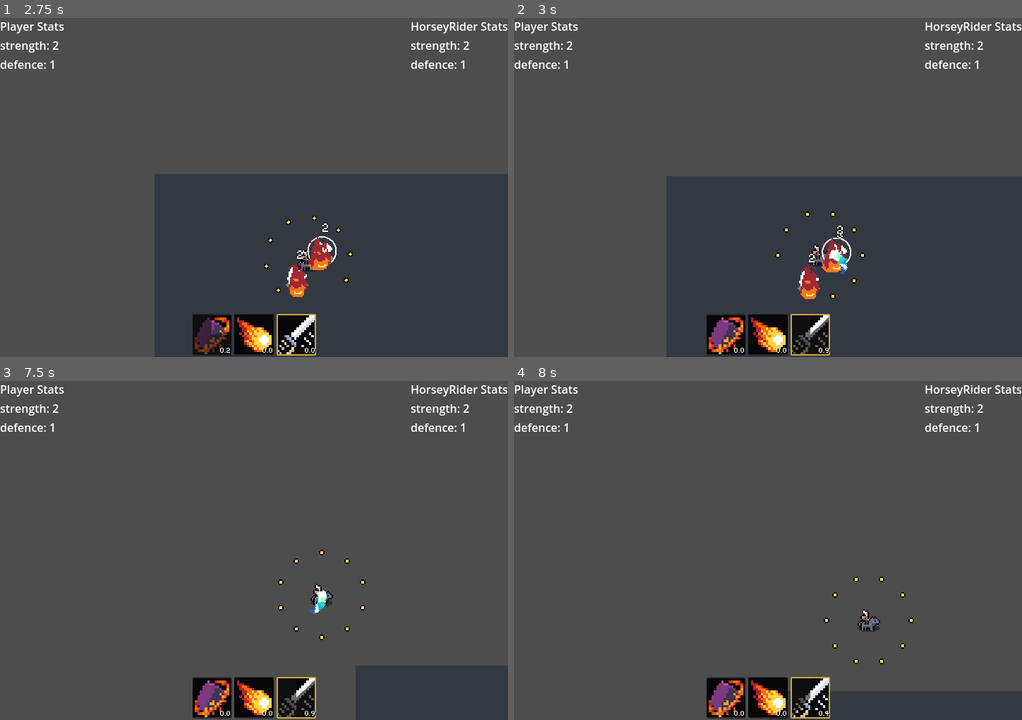
Above: before the commit, frames 1-4 (two rows, left to right).
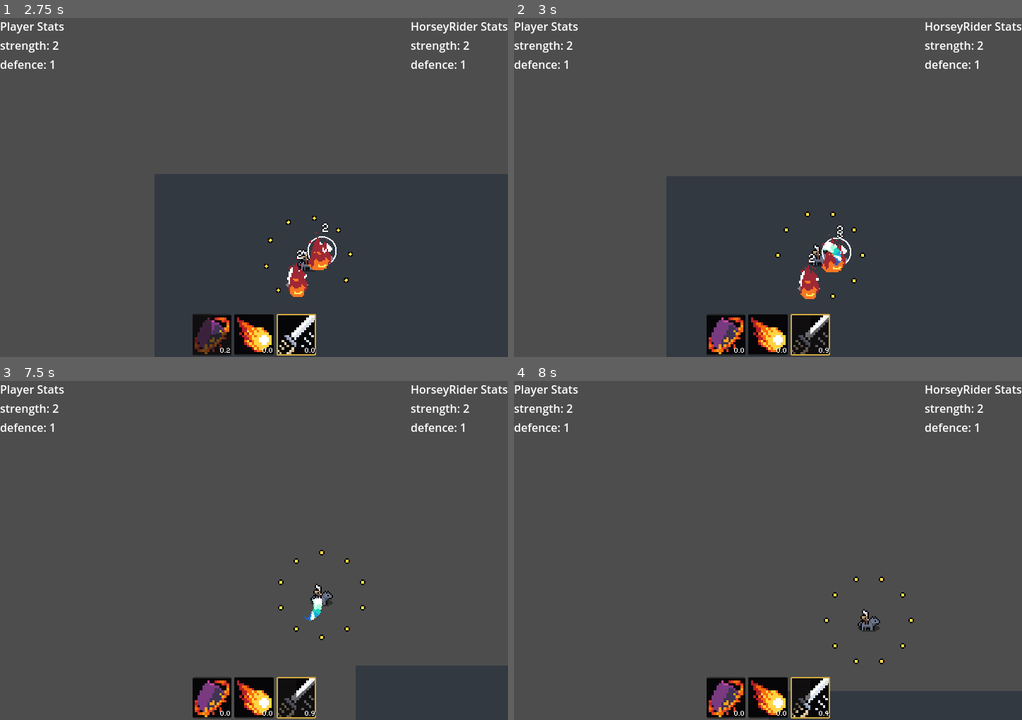
Above: after the commit, the same moments.

Repository: Snayff/not_quite_paradise4
Game: Godot game, scene res://world.tscn
The game is run twice, just before and just after one commit, with the same random seed, the same clock (stepped at 60 frames per second) and the same inputs. The engine's default icon, where the game draws it, is replaced by a stand-in: a white triangle on a blue panel in a dark square.
Inputs:
- Up to frame 1 (2.75 s): hold D (move_right) 0.53-1.28 s; tap Tab (next_active) at 0.6, 2.1 s; hold S (move_down) 1.28-2.03 s; tap Space (use_active) at 1.35 s; hold D (move_right) from 2.03 s (still down)
- Up to frame 2 (3 s): release D (move_right) at 2.78 s; hold W (move_up) from 2.78 s (still down); tap Space (use_active) at 2.85 s
- Up to frame 3 (7.5 s): release W (move_up) at 3.53 s; hold A (move_left) 3.53-5.03 s; tap Tab (next_active) at 3.6, 5.1, 6.6 s; tap Space (use_active) at 4.35, 5.85, 7.35 s; hold S (move_down) 5.03-5.78 s; hold D (move_right) 5.78-6.53 s; hold W (move_up) 6.53-7.28 s; hold D (move_right) from 7.28 s (still down)
- Up to frame 4 (8 s): keep holding D (move_right)

Frame 1 is identical in both runs. In frame 2, 0.2% of the frame differs, in the area x 60-66%, y 66-76%; in frame 3, 0.2%; in frame 4, nothing differs.

Commit message:
amended cast position to rotate to target, added ignore-warnings

Diff:
--- a/scenes/abcs/combat_active.gd
+++ b/scenes/abcs/combat_active.gd
@@ -32,7 +32,7 @@
 @export_group("Delivery")
 @export var _delivery_method: Constants.EFFECT_DELIVERY_METHOD  ## how the active's effects are delivered
 @export var _delivery_radius: float = 1  ## how big the delivery method is, e.g. size of melee aoe
-#FIXME: this isnt helpful for designing orbitals, e.g. how many rotations is it?! also no good for range finding
+# FIXME: this isnt helpful for designing orbitals, e.g. how many rotations is it?! also no good for range finding
 # TODO: rename to range. hide if delivery_method is melee and set to 15.
 @export var _travel_range: int:  ## how far the projectile can travel. when set, updates target finder.
 	set(value):
@@ -114,7 +114,7 @@
 
 	_target_finder.setup(_caster, _travel_range, _valid_target_option, _allegiance)
 
-func _process(delta: float) -> void:
+func _process(_delta: float) -> void:
 	queue_redraw()
 
 	# handle auto casting
--- a/scenes/abcs/combat_actor.gd
+++ b/scenes/abcs/combat_actor.gd
@@ -22,6 +22,8 @@
 @onready var _death_trigger: DeathTrigger = %DeathTrigger
 @onready var _physics_movement: PhysicsMovementComponent = %PhysicsMovement
 @onready var _supply_container: SupplyContainerComponent = %SupplyContainer
+@onready var _centre_pivot: Marker2D = %CentrePivot
+
 #endregion
 
 
@@ -69,10 +71,16 @@
 	combat_active_container.new_active_selected.connect(func(active): _target = active.target_actor) # update target to match that of selected active
 	combat_active_container.new_target.connect(func(target): _target = target)
 
+
 func _process(delta: float) -> void:
 	_global_cast_cd_counter -= delta
 
 	_update_non_player_auto_casting()
+
+	# rotate cast position towards current target
+	if combat_active_container.selected_active is CombatActive:
+		if combat_active_container.selected_active.target_actor is CombatActor:
+			_centre_pivot.look_at(combat_active_container.selected_active.target_actor.global_position)
 
 ## handle auto casting for non-player combat actors
 func _update_non_player_auto_casting() -> void:
--- a/scenes/abcs/combat_actor.tscn
+++ b/scenes/abcs/combat_actor.tscn
@@ -103,9 +103,6 @@
 script = ExtResource("6_uyev7")
 _sprite = NodePath("../AnimatedSprite2D")
 
-[node name="ProjectilePosition" type="Marker2D" parent="."]
-unique_name_in_owner = true
-
 [node name="Tags" type="Node" parent="."]
 unique_name_in_owner = true
 script = ExtResource("8_5531i")
@@ -124,12 +121,12 @@
 [node name="PhysicsMovement" type="Node" parent="." node_paths=PackedStringArray("_nodes_affected_by_facing")]
 unique_name_in_owner = true
 script = ExtResource("12_73flk")
-_nodes_affected_by_facing = [NodePath("../AnimatedSprite2D"), NodePath("../ProjectilePosition")]
+_nodes_affected_by_facing = [NodePath("../AnimatedSprite2D")]
 
 [node name="StatsContainer" type="Node" parent="."]
 unique_name_in_owner = true
 script = ExtResource("12_dnaiq")
-_stats = Array[ExtResource("13_hojhi")]([SubResource("Resource_ifv33"), SubResource("Resource_mxqd5")])
+_stats = Array[ExtResource("13_hojhi")]([SubResource("Resource_3bkay"), SubResource("Resource_2458e")])
 
 [node name="BoonsBanesContainer" type="Node" parent="." node_paths=PackedStringArray("_root", "_death_trigger")]
 unique_name_in_owner = true
@@ -140,11 +137,17 @@
 [node name="SupplyContainer" type="Node" parent="."]
 unique_name_in_owner = true
 script = ExtResource("14_rlc1x")
-_editor_supplies = Array[ExtResource("15_suttt")]([SubResource("Resource_you2q")])
+_editor_supplies = Array[ExtResource("15_suttt")]([SubResource("Resource_yd8lb")])
 
-[node name="CombatActiveContainer" type="Node2D" parent="." node_paths=PackedStringArray("_root", "_allegiance", "_projectile_position")]
+[node name="CombatActiveContainer" type="Node2D" parent="." node_paths=PackedStringArray("_root", "_allegiance", "_cast_position")]
 unique_name_in_owner = true
 script = ExtResource("16_von4t")
 _root = NodePath("..")
 _allegiance = NodePath("../Allegiance")
-_projectile_position = NodePath("../ProjectilePosition")
+_cast_position = NodePath("../CentrePivot/CastPosition")
+
+[node name="CentrePivot" type="Marker2D" parent="."]
+unique_name_in_owner = true
+
+[node name="CastPosition" type="Marker2D" parent="CentrePivot"]
+unique_name_in_owner = true
--- a/scenes/abcs/visual_projectile.gd
+++ b/scenes/abcs/visual_projectile.gd
@@ -105,7 +105,9 @@
 	_movement_component.target_position = target_position
 
 func set_travel_range(travel_range: float) -> void:
+	@warning_ignore("narrowing_conversion")  # happy with reduced precision
 	_travel_range_supply.set_value(travel_range)
+	@warning_ignore("narrowing_conversion")  # happy with reduced precision
 	_travel_range_supply.max_value = travel_range
 
 ## updates all collisions to reflect current target, team etc.
--- a/scenes/combat_actors/horsey_rider.tscn
+++ b/scenes/combat_actors/horsey_rider.tscn
@@ -77,9 +77,6 @@
 [node name="DeathEffectSpawner" parent="." index="5"]
 scene = ExtResource("6_utgjv")
 
-[node name="ProjectilePosition" parent="." index="7"]
-position = Vector2(13, 0)
-
 [node name="DamageNumbers" parent="." index="10"]
 position = Vector2(0, -8)
 
--- a/scenes/combat_actors/wolf_rider.tscn
+++ b/scenes/combat_actors/wolf_rider.tscn
@@ -70,6 +70,7 @@
 [node name="WolfRider" instance=ExtResource("1_m432m")]
 
 [node name="CollisionShape2D" parent="." index="0"]
+visible = false
 shape = SubResource("CircleShape2D_nvgpk")
 
 [node name="AnimatedSprite2D" parent="." index="1"]
@@ -79,15 +80,13 @@
 collision_layer = 2
 
 [node name="CollisionShape2D" parent="HurtboxComponent" index="0"]
+visible = false
 shape = SubResource("CircleShape2D_3e800")
 
-[node name="ProjectilePosition" parent="." index="7"]
-position = Vector2(12, 0)
-
-[node name="StatsContainer" parent="." index="12"]
+[node name="StatsContainer" parent="." index="11"]
 _stats = Array[ExtResource("9_nf076")]([SubResource("Resource_uul7b"), SubResource("Resource_26qwx")])
 
-[node name="SupplyContainer" parent="." index="14"]
+[node name="SupplyContainer" parent="." index="13"]
 _editor_supplies = Array[ExtResource("9_r5a4j")]([SubResource("Resource_235dy")])
 
 [node name="CirclingStars" parent="CombatActiveContainer" index="0" instance=ExtResource("7_47lvt")]
@@ -95,3 +94,6 @@
 [node name="Fireblast" parent="CombatActiveContainer" index="1" instance=ExtResource("6_jm2bo")]
 
 [node name="Slash" parent="CombatActiveContainer" index="2" instance=ExtResource("10_qtelr")]
+
+[node name="CastPosition" parent="CentrePivot" index="0"]
+position = Vector2(10, -1)
--- a/scenes/ui/combat_active_button.gd
+++ b/scenes/ui/combat_active_button.gd
@@ -39,7 +39,7 @@
 	if combat_active is CombatActive:
 		texture_normal = combat_active.icon
 
-func _process(delta: float) -> void:
+func _process(_delta: float) -> void:
 	if combat_active is CombatActive:
 		_time_label.text = "%3.1f" % combat_active.time_until_ready
 		_cooldown_progress_bar.value = 100 * combat_active.percent_ready  # countdown from 100, so goes from filled to empty
--- a/scripts/abcs/effect.gd
+++ b/scripts/abcs/effect.gd
@@ -36,6 +36,7 @@
 	_source = source
 
 ## @virtual. apply the effect to the target
+@warning_ignore("unused_parameter")  # virtual, so wont be used
 func apply(target: CombatActor) -> void:
 	pass
 
--- a/scripts/abcs/effect_chain.gd
+++ b/scripts/abcs/effect_chain.gd
@@ -72,6 +72,7 @@
 	pass
 
 ## @virtual. process effects triggered by on_hit.
+@warning_ignore("unused_parameter")  # virtual, so wont be used
 func on_hit(hurtbox: HurtboxComponent) -> void:
 	pass
 
--- a/scripts/boon_banes/burn.gd
+++ b/scripts/boon_banes/burn.gd
@@ -50,6 +50,7 @@
 
 	# create effects
 	var damage_effect: DealDamageEffect = DealDamageEffect.new(self, _source)
+	@warning_ignore("narrowing_conversion")  # happy with reduced precision
 	damage_effect.base_damage = _damage_per_tick
 	damage_effect.is_one_shot = false
 	damage_effect.scalers = _damage_scalers
--- a/scripts/components/functionals/combat_active_container.gd
+++ b/scripts/components/functionals/combat_active_container.gd
@@ -22,7 +22,7 @@
 @export_group("Component Links")
 @export var _root: CombatActor  ## who created this active
 @export var _allegiance: Allegiance  ## creator's allegiance component
-@export var _projectile_position: Marker2D  ##  projectile spawn location. Must have in order for a [CombatActive] to be able to use `projectile` delivery method.
+@export var _cast_position: Marker2D  ##  delivery method's spawn location. Ignored by Orbital.
 #@export_group("Details")
 #endregion
 
@@ -50,7 +50,7 @@
 	# check for mandatory properties set in editor
 	assert(_root is CombatActor, "Misssing `_root`.")
 	assert(_allegiance is Allegiance, "Misssing `_allegiance`.")
-	assert(_projectile_position is Marker2D, "Misssing `_projectile_position`.")
+	assert(_cast_position is Marker2D, "Misssing `_cast_position`.")
 
 	_update_actives_array()
 	_connect_to_actives_signals()
@@ -60,7 +60,7 @@
 	if _actives.size() > 0:
 		_actives[0].is_selected = true
 
-func _unhandled_input(event: InputEvent) -> void:
+func _unhandled_input(_event: InputEvent) -> void:
 	var next_active: bool = Input.is_action_just_pressed(&"next_active")
 	var cast_active: bool = Input.is_action_just_pressed(&"use_active")
 
@@ -88,7 +88,7 @@
 ## run setup() on all child actives
 func _setup_actives() -> void:
 	for active in _actives:
-		active.setup(_root, _allegiance, _projectile_position)
+		active.setup(_root, _allegiance, _cast_position)
 
 func _connect_to_actives_signals() -> void:
 	# NOTE: looping active again is inefficient, but accepting the performance for ability to separate concerns / keep singular purpose
--- a/scripts/components/functionals/movement.gd
+++ b/scripts/components/functionals/movement.gd
@@ -49,6 +49,7 @@
 			_previous_position = root.global_position
 		else:
 			var travelled: float = _previous_position.distance_to(root.global_position)
+			@warning_ignore("narrowing_conversion")  # happy with reduced precision
 			_travel_resource.decrease(travelled * _amount_drained_on_move)
 			_previous_position = root.global_position
 
@@ -58,7 +59,7 @@
 		var movement: Vector2 = direction * move_speed
 		root.global_position = root.global_position.lerp(root.global_position + movement, delta * acceleration)
 
-func _physics_process(delta: float) -> void:
+func _physics_process(_delta: float) -> void:
 	# give the new force to the root. due to needing the physics node at top level it must handle its own movement
 	# meaning we just send it the info it needs.
 	# NOTE: should this be a signal, as signal up?
--- a/scripts/components/functionals/orbiter.gd
+++ b/scripts/components/functionals/orbiter.gd
@@ -56,7 +56,8 @@
 		var angle = 0
 
 		_points.clear()
-		var i = 0
+		@warning_ignore("unused_variable")  # godot thinks i is unused for some reason
+		var i: int = 0
 		while angle < float(360):
 			var x = cos(deg_to_rad(angle))
 			var y = sin(deg_to_rad(angle))
--- a/scripts/components/functionals/supply.gd
+++ b/scripts/components/functionals/supply.gd
@@ -59,5 +59,6 @@
 
 ## wrapper for increase using regeneration_per_second
 func apply_regen() -> void:
+	@warning_ignore("narrowing_conversion")  # happy with reduced precision
 	increase(regeneration_per_second)
 #endregion
--- a/scripts/components/functionals/target_finder.gd
+++ b/scripts/components/functionals/target_finder.gd
@@ -32,7 +32,6 @@
 var _target_option: Constants.TARGET_OPTION  ## the type of target we're looking for
 var _root: CombatActor  ## the combat actor who owns this combat active this is attached to
 var _allegiance: Allegiance  ## we take this, and not team directly, as Allegiance isnt init in parent before this is
-var _is_debug: bool = true  ## whether to show debug stuff
 var has_target: bool:  ## if target finder has a valid target
 	set(_value):
 		push_error("TargetFinder: Can't set has_target directly.")
--- a/scripts/effects/deal_damage_effect.gd
+++ b/scripts/effects/deal_damage_effect.gd
@@ -70,6 +70,7 @@
 	if stats == null:
 		return damage
 
+	@warning_ignore("narrowing_conversion")  # happy with reduced precision
 	damage -= stats.get_stat(Constants.STAT_TYPE.defence).value
 	return damage
 
Not shown: 1 places in scenes/abcs/combat_actor.tscn that only renumber resources
